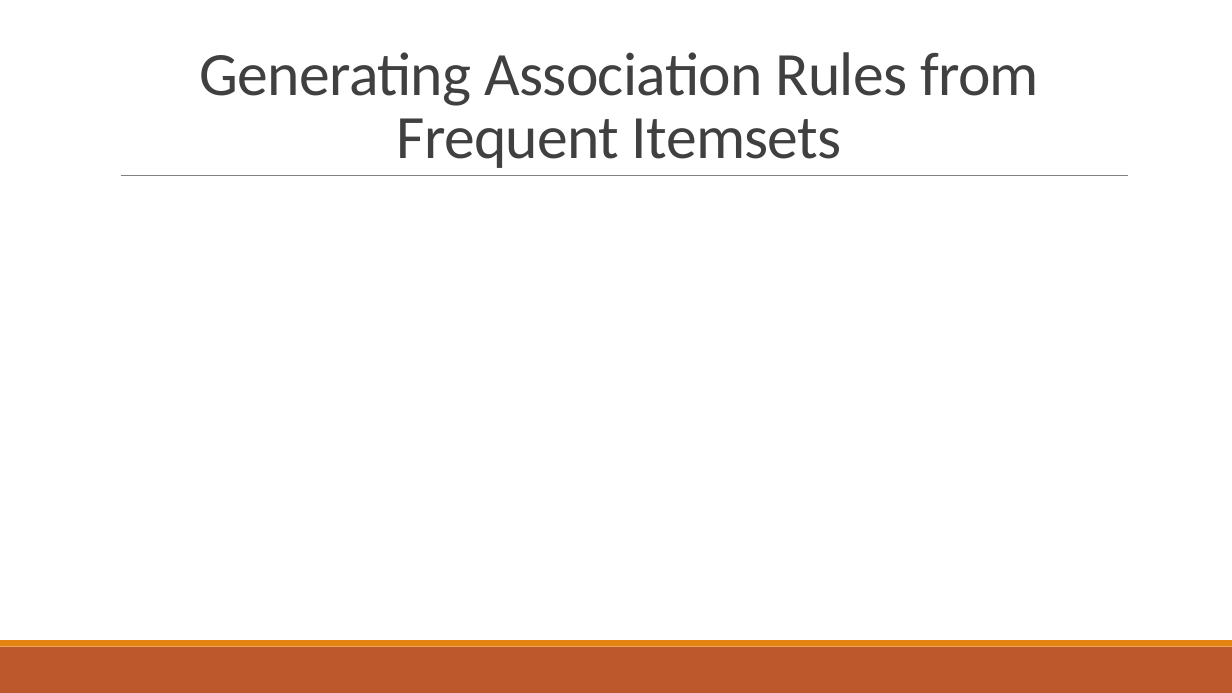
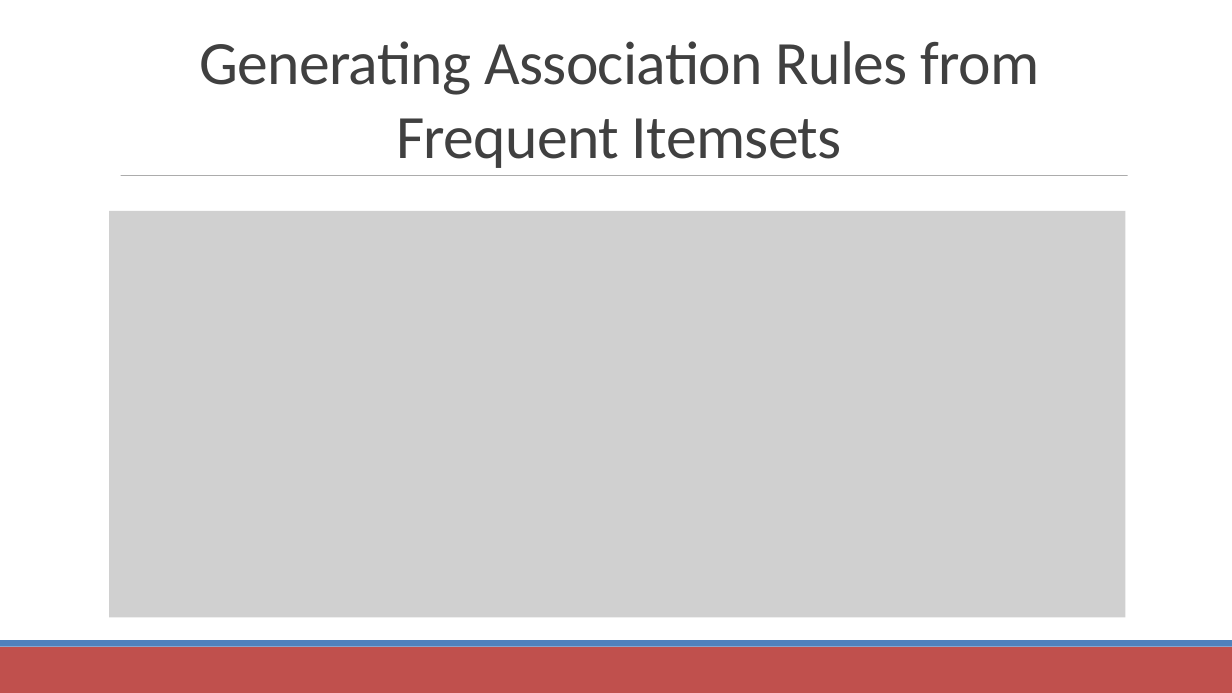
Before and after one commit to raghavmittal101/nu-sem8-course-material, a slide deck: slide 8 of data_mining_CS451/MS1/Lecture 7.pptx. Drawn at 1232x693 pixels with LibreOffice and Linux fonts; fonts in the diff are those of the drawing; grey boxes stand for pictures. Boxes give left, top, right and bottom in pixels: in the first picture for what was removed or moved away, otherwise in the second. Text is boxed around its words. In the diff, an @@ line names an element or a change of style, - is before the commit and + after.

```diff
--- a/data_mining_CS451/MS1/Lecture 7.pptx
+++ b/data_mining_CS451/MS1/Lecture 7.pptx
@@ text "Generating Association Rules from Frequent ..." at (x1=199, y1=41, x2=1039, y2=168): line spacing 0.85 to 1 @@
@@ line (121, 176) - (1128, 176): stroke #808080 0.5 pt to #808080 0.51 pt @@
@@ picture added at (x1=109, y1=211, x2=1126, y2=617) @@
@@ rectangle at (x1=0, y1=647, x2=1232, y2=693): fill #BD582C to #C0504D @@
@@ rectangle at (x1=0, y1=640, x2=1232, y2=647): fill #E48312 to #4F81BD @@
```
Also in this commit, not shown: 9 other slides changed, 19 other files.
